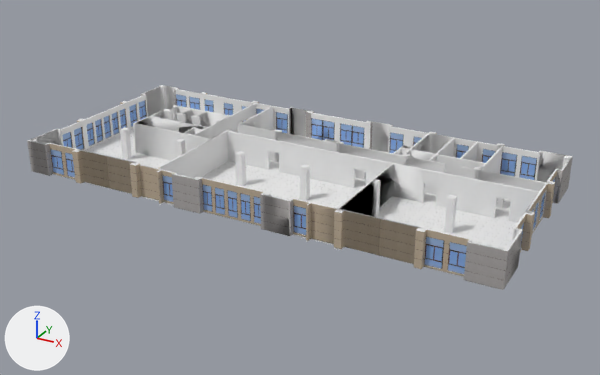
The OBJ model assets/loucengzu/LC-8F.obj: old version first, new version second.
One viewpoint serves both versions: a camera (50 mm lens) standing at (34783.0, -34512.0, 66274.0) and looking at (-8062.0, 43387.0, 27324.0). The axes (+X, +Y, +Z) are drawn at lower left. The lights are the same throughout. Where no turn or scale is listed for an object, it has been applied to the vertices.

Objects in the first picture: 'LC-8F'.
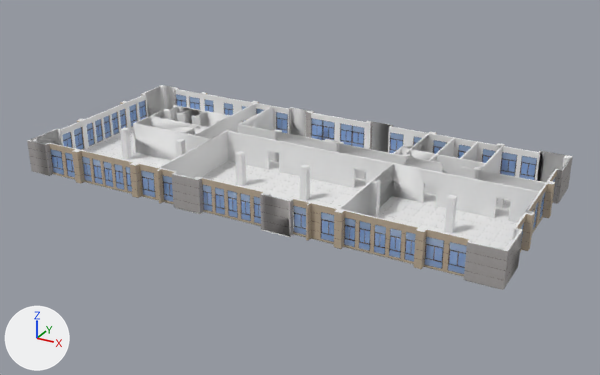
What differs and where, as boxes (x1, y1, x2, y2) in the pictures (600 x 375 px):
part 1 of me_lc_8f, added: after (458, 145, 471, 158)
part 2 of me_lc_8f, added: after (433, 140, 447, 154)
part 3 of me_lc_8f, added: after (114, 164, 124, 190)
part 4 of me_lc_8f, added: after (103, 161, 113, 187)
part 5 of me_lc_8f, added: after (93, 159, 103, 185)
part 6 of me_lc_8f, added: after (82, 156, 92, 182)
part 7 of me_lc_8f, added: after (389, 228, 402, 258)
part 8 of me_lc_8f, added: after (404, 232, 416, 262)
part 9 of me_lc_8f, added: after (374, 225, 386, 255)
part 10 of me_lc_8f, added: after (359, 221, 371, 251)
part 11 of me_lc_8f, added: after (344, 218, 356, 247)
part 12 of me_lc_8f, added: after (141, 170, 156, 198)
part 13 of me_lc_8f, added: after (321, 212, 334, 242)
part 14 of me_lc_8f, added: after (36, 128, 557, 288)
part 15 of me_lc_8f, added (brown): after (81, 150, 133, 194)
part 16 of me_lc_8f, added (brown): after (344, 210, 418, 264)
part 17 of me_lc_8f, added: after (434, 134, 496, 162)
part 18 of me_lc_8f, added: after (139, 163, 176, 204)
part 19 of me_lc_8f, added (brown): after (292, 198, 339, 244)
part 20 of me_lc_8f, cut back: before (40, 86, 557, 288); after (125, 135, 540, 235)
part 21 of me_lc_8f, recoloured: (69, 144, 547, 275) in both

The change, as a list of edits to the scene's bpy script:
```text
Change me_lc_8f:
    remove me_lc_8f.from_pydata(...)  # 1747 vertices, 2108 faces; spans x -38032.0..19568.0, y 30968.0..56968.0, z 27750.0..31800.0
    add me_lc_8f.from_pydata(...)  # 1999 vertices, 2179 faces; spans x -38032.0..19568.0, y 30968.0..56968.0, z 27749.0..31800.0
    me_lc_8f part 1: a new loose piece, a box spanning x 6513.0..8030.0, y 56208.0..56268.0, z 28100.0..31100.0, in mat_chuang_tongyong (picture img_chuang_zc_jpg)
    me_lc_8f part 2: a new loose piece, a box spanning x 3362.0..5052.0, y 56167.0..56379.0, z 28100.0..31100.0, in mat_chuang_tongyong (picture img_chuang_zc_jpg)
    me_lc_8f part 3: a new loose piece, a box spanning x -25439.0..-24239.0, y 31608.0..31668.0, z 28100.0..31100.0, in mat_chuang_tongyong (picture img_chuang_zc_jpg)
    me_lc_8f part 4: a new loose piece, a box spanning x -27039.0..-25839.0, y 31608.0..31668.0, z 28100.0..31100.0, in mat_chuang_tongyong (picture img_chuang_zc_jpg)
    me_lc_8f part 5: a new loose piece, a box spanning x -28639.0..-27439.0, y 31608.0..31668.0, z 28100.0..31100.0, in mat_chuang_tongyong (picture img_chuang_zc_jpg)
    me_lc_8f part 6: a new loose piece, a box spanning x -30239.0..-29039.0, y 31608.0..31668.0, z 28100.0..31100.0, in mat_chuang_tongyong (picture img_chuang_zc_jpg)
    me_lc_8f part 7: a new loose piece, a box spanning x 8178.0..9378.0, y 31608.0..31668.0, z 28100.0..31100.0, in mat_chuang_tongyong (picture img_chuang_zc_jpg)
    me_lc_8f part 8: a new loose piece, a box spanning x 9778.0..10978.0, y 31608.0..31668.0, z 28100.0..31100.0, in mat_chuang_tongyong (picture img_chuang_zc_jpg)
    me_lc_8f part 9: a new loose piece, a box spanning x 6578.0..7778.0, y 31608.0..31668.0, z 28100.0..31100.0, in mat_chuang_tongyong (picture img_chuang_zc_jpg)
    me_lc_8f part 10: a new loose piece, a box spanning x 4978.0..6178.0, y 31608.0..31668.0, z 28100.0..31100.0, in mat_chuang_tongyong (picture img_chuang_zc_jpg)
    me_lc_8f part 11: a new loose piece, a box spanning x 3378.0..4578.0, y 31608.0..31668.0, z 28100.0..31100.0, in mat_chuang_tongyong (picture img_chuang_zc_jpg)
    me_lc_8f part 12: a new loose piece, a box spanning x -21647.0..-19847.0, y 31608.0..31668.0, z 28100.0..31100.0, in mat_chuang_tongyong (picture img_chuang_zc_jpg)
    me_lc_8f part 13: a new loose piece, a box spanning x 774.0..2574.0, y 31608.0..31668.0, z 28100.0..31100.0, in mat_chuang_tongyong (picture img_chuang_zc_jpg)
    me_lc_8f part 14: a new loose piece of 130 vertices spanning x -37832.0..19368.0, y 30977.0..56768.0, z 27749.0..27899.0
    me_lc_8f part 15: a new loose piece of 48 vertices spanning x -30244.0..-22633.0, y 31568.0..31768.0, z 27900.0..31800.0
    me_lc_8f part 16: a new loose piece of 48 vertices spanning x 3369.0..10969.0, y 31568.0..31768.0, z 27900.0..31800.0
    me_lc_8f part 17: a new loose piece of 32 vertices spanning x 3366.0..10966.0, y 56168.0..56368.0, z 27900.0..31800.0
    me_lc_8f part 18: a new loose piece of 26 vertices spanning x -21835.0..-16931.0, y 31568.0..31768.0, z 27900.0..31800.0
    me_lc_8f part 19: a new loose piece of 24 vertices spanning x -2528.0..2761.0, y 31568.0..31768.0, z 27900.0..31800.0
    me_lc_8f part 20: 28 vertices moved from x -18932.0..7929.0, y 30968.0..56368.0, z 27900.0..31800.0 to x -18932.0..7642.0, y 30968.0..56368.0, z 27900.0..31800.0; 173 vertices removed from x -37832.0..19371.0, y 30992.0..56768.0, z 27750.0..31800.0; 13 vertices added at x -23856.0..-16732.0, y 31168.0..31668.0, z 28100.0..31799.0
    me_lc_8f part 21: 58 faces spanning x -37432.0..18968.0, y 31568.0..56368.0, z 27900.0..31800.0 switch from mat_louceng_baiqiang (white #ececec) to mat_louceng_wailimian1 (picture img_louceng_wailimian1_jpg)
```
